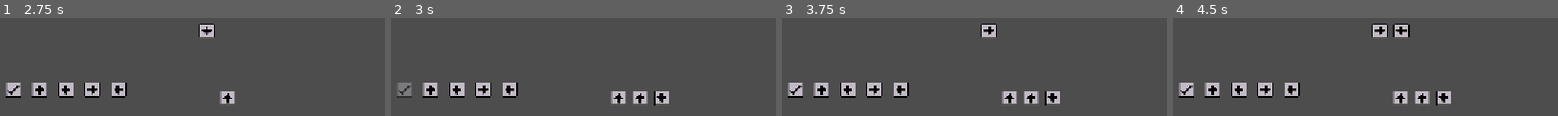
Above: before the commit, frames 1-4 (left to right).
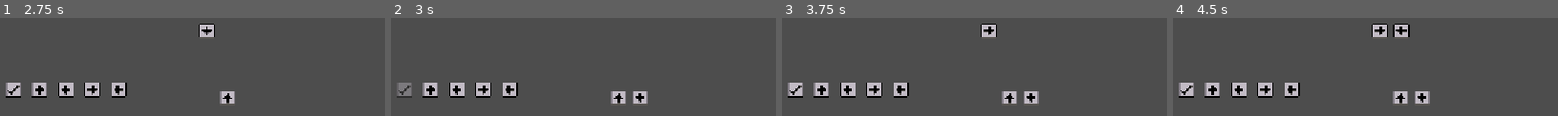
Above: after the commit, the same moments.

Repository: FedYou/expo-boom
Game: Godot game, scene res://Level/level.tscn
Same seed, same stepped clock (60 frames per second), same inputs: the game is played once before the commit and once after it.
Inputs (mouse positions are in pixels of both pictures, inside the frame that each line leads up to):
- Up to frame 1 (2.75 s): click (38, 90) at 0.5 s; click (11, 90) at 1.25 s; click (65, 90) at 2 s
- Up to frame 2 (3 s): click (402, 90) at 2.75 s
- Up to frame 3 (3.75 s): click (874, 90) at 3.5 s
- Up to frame 4 (4.5 s): click (1292, 90) at 4.25 s

Frame 1 is identical in both runs. In frame 2, 0.5% of the frame differs, in the area x 63-73%, y 74-90%; in frame 3, 0.5%; in frame 4, 0.5%.

Commit message:
Arregla error de visualización de los movimientos ejecutados

Diff:
--- a/Level/level.gd
+++ b/Level/level.gd
@@ -20,7 +20,7 @@
 	_refresh_ui_pending_moves()
 
 func _refresh_ui_executed_moves() -> void:
-	for item in PENDING_MOVES.get_children():
+	for item in EXECUTED_MOVES.get_children():
 		item.queue_free()
 
 	for move in executed_moves:
